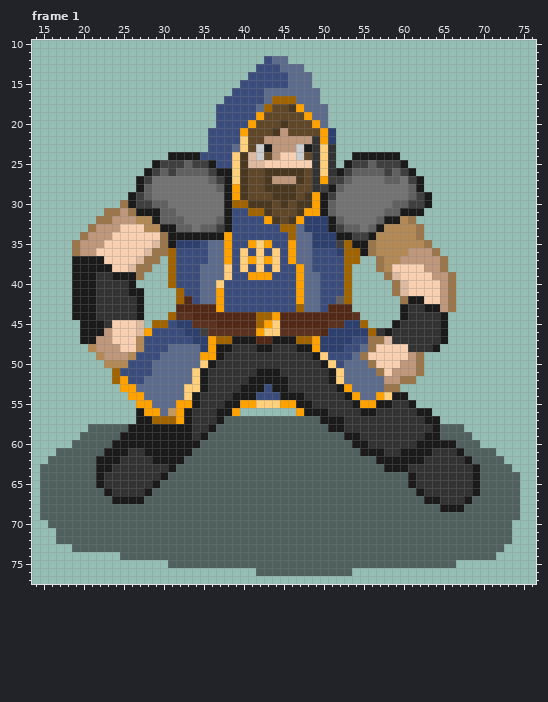
Two states of a pixel-art file, ase/standing.aseprite. Above, as it was before the edit.
90x90 pixels, 8 frames. Colours within 5 levels of each other are drawn and written as one. Shown: frame 1: x 14..76, y 10..77. The commit also changed other frames, which this record leaves out.
And afterwards:
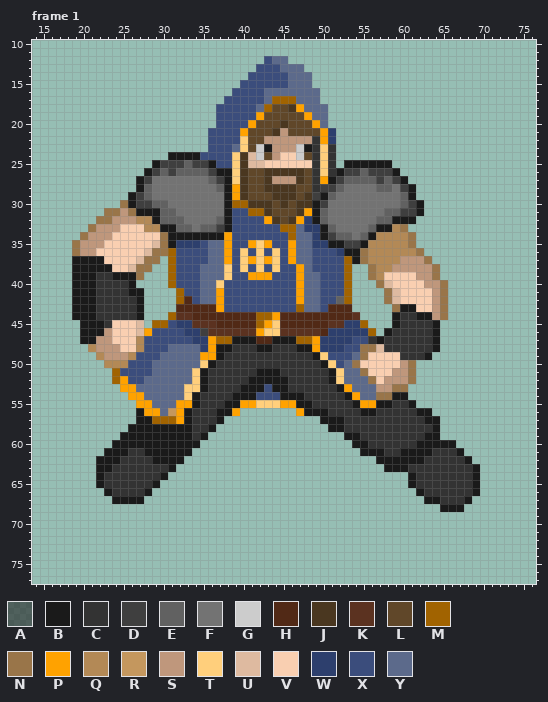
Palette (. is transparent): A #1a1a1a90  B #1a1a1a  C #333333  D #3f3f3f  E #616161  F #737373  G #cccccc  H #512916  J #4a3720  K #5b3220  L #604729  M #a16300  N #997549  P #ffa200  Q #b38956  R #c4975e  S #bf977c  T #ffcf7c  U #debaa0  V #f9cfb1  W #2d3f6d  X #3b4d7c  Y #5c6a8b
Edits made:
layer "Layer 2" removed
--- frame 1
@@ x 14..76 @@
 23 ......................XXXYTLGBSSSGBCTC.........................
-24 .................BBBBXXXXTJUGLSVVGLCTC..BBBBBB.................
-25 ...............BDDDEDDBXXTJUUVVVVVVCTC.BDDEDDDB................
-26 ..............BDEDEEEEDBBTJLLJJJJJLCTCBDEEEEDEDB...............
-27 .............BDFFFFFFFEDBTJLLJSSSJLCPDDEFFFFEEFDB..............
-28 .............BEFFFFFFFFEBPJLLJJJJLLCDBEFFFFFFFFEB..............
-29 ............BDEFFFFFFFFFBPJLLLJJJLJPBDFFFFFFFFFEDB.............
-30 ...........NBDDEEFFFFFFFBMMJJJLJLJJPBEFFFFFFFEEDDB.............
-31 .........NNSNBBBEEFFFFFFBXXMMJLLLJPPBEFFFFFFEEBBB..............
-32 ........NNSSSQQBEEEFFFFEBXXXXPJLJPWWWBEFFFFEBBQN...............
-33 .......NSSSVVVQQBBEEFEEDBXXXXXXMMYWWWBDEEFEBQQQQN..............
-34 ......NSSSVVVVVVNBBBBBBBPXXXXXXXMYYWWWBBDDBQQQQQN..............
-35 .....NSSSVVVVVVUNBWWWXYYPXXPTPXXPYYWWWDMBBNQQQQQQN.............
-36 .....NSSVVVVVVUNNMXXXXYYPXTXTXTXPYYXXXWMMBNQQQQSSSN............
-37 .....BBBBVVVVUNN.MXXXXYYPXTPTPTXPYYXXXXMM..NQQSSSSSN...........
-38 .....BBBBBVVUNN..MXXXYYYTXTXTXTXXPYXXXXM...NQVVVVSSN...........
-39 .....BBBCCBBBN...MXXXYYYTXXPPPXXXPYYXXXM....NUVVVVSSN..........
-40 .....BBBCCCCB....MXXXYYTXXXXXXXXXPYYXXXM.....NUVVVVSN..........
-41 .....BBBCCCCBB....MXXYYPXXXXXXXXXPYYXXXM.....NUVVVVSN..........
-42 .....BBBCCCCCB....MHXYYPXXXXXXXXXPYYXXEM......NBBVVSN..........
-43 .....BBBCCCCCB....HHHHHPXXXXXXXXXMYYXHHH......BCCBBSN..........
-44 .....BBBCCCCCB...MKKHHHHHHHHMMPHHHHHHHHHK.....BCCCCB...........
-45 ......BBBCVVVU.MMXWWKKKHHHHHMPTHHHHHHKKWWM...BCCCCCB...........
-46 ......BBBSVVVUPXXXXWWDKKKKKKPTTKKKKKHWWWWWMCBCCCCCCB...........
-47 ......BBSSVVVQXXXXXXWWPMMBBBHHBBBMMPWWWWXXNNUCCCCCCB...........
-48 .......QSSSVVQXXXYYYYWPBBCCCBBCCCBBPWWWXXYNVVVVCCCB............
-49 ........QSSSQXXXYYYYYPPBCCCCCCCCCCCBTXXXYNVVVVVSN..............
-50 .........QQQXXXYYYYYYTBCCCCCCCCCCCCCBTXYYYNVVVSSN..............
-51 ..........MXXXXYYYYYTBCCCCCCBBBCCCCCCBTYYYYNVSSSN..............
-52 ..........MPXXYYYYYYTBCCCCCBBBBBCCCCCBTYYYYYSSNN...............
-53 ...........PPYYYYYYTTBCCCCBBBXBBCCCCCCBPYYYYNN.................
-54 ............PPYYYYYTBCCCCBBBXXXBBBCCCCCBPYYPTBB................
+24 .................BBBBXXXXTJUGLSVVGLCTC.........................
+25 ...............BDDDEDDBXXTJUUVVVVVVCTC.BBBBBB..................
+26 ..............BDEDEEEEDBBTJLLJJJJJLCTCBDDEDDDB.................
+27 .............BDFFFFFFFEDBTJLLJSSSJLCPBDEEEEDEDB................
+28 .............BEFFFFFFFFEBPJLLJJJJLLCDDEFFFFEEFDB...............
+29 ............BDEFFFFFFFFFBPJLLLJJJLJDBEFFFFFFFFEB...............
+30 ...........NBDDEEFFFFFFFBMMJJJLJLJJBDFFFFFFFFFEDB..............
+31 .........NNSNBBBEEFFFFFFBXXMMJLLLJPBEFFFFFFFEEDDB..............
+32 ........NNSSSQQBEEEFFFFEBXXXXPJLJPWBEFFFFFFEEBBB...............
+33 .......NSSSVVVQQBBEEFEEDBXXXXXXMMYWWBEFFFFEBBQN................
+34 ......NSSSVVVVVVNBBBBBBBPXXXXXXXMYYWBDEEFEBQQQQN...............
+35 .....NSSSVVVVVVUNBWWWXYYPXXPTPXXPYYWWBBDDBQQQQQN...............
+36 .....NSSVVVVVVUNNMXXXXYYPXTXTXTXPYYXXXWBBNQQQQQQN..............
+37 .....BBBBVVVVUNN.MXXXXYYPXTPTPTXPYYXXXXMBNQQQQSSSN.............
+38 .....BBBBBVVUNN..MXXXYYYTXTXTXTXXPYXXXXM..NQQSSSSSN............
+39 .....BBBCCBBBN...MXXXYYYTXXPPPXXXPYYXXXM..NQVVVVSSN............
+40 .....BBBCCCCB....MXXXYYTXXXXXXXXXPYYXXXM...NUVVVVSSN...........
+41 .....BBBCCCCBB....MXXYYPXXXXXXXXXPYYXXXM....NUVVVVSN...........
+42 .....BBBCCCCCB....MHXYYPXXXXXXXXXPYYXXEM....NUVVVVSN...........
+43 .....BBBCCCCCB....HHHHHPXXXXXXXXXMYYXHHH.....NBBVVSN...........
+44 .....BBBCCCCCB...MKKHHHHHHHHMMPHHHHHHHHHK....BCCBBSN...........
+45 ......BBBCVVVU.MMXWWKKKHHHHHMPTHHHHHHKKWWM...BCCCCB............
+46 ......BBBSVVVUPXXXXWWDKKKKKKPTTKKKKKHWWWWWM.BCCCCCB............
+47 ......BBSSVVVQXXXXXXWWPMMBBBHHBBBMMPWWWWXXCBCCCCCCB............
+48 .......QSSSVVQXXXYYYYWPBBCCCBBCCCBBPWWWXXNNUCCCCCCB............
+49 ........QSSSQXXXYYYYYPPBCCCCCCCCCCCBTXXXYNVVVVCCCB.............
+50 .........QQQXXXYYYYYYTBCCCCCCCCCCCCCBTXYNVVVVVSN...............
+51 ..........MXXXXYYYYYTBCCCCCCBBBCCCCCCBTYYNVVVSSN...............
+52 ..........MPXXYYYYYYTBCCCCCBBBBBCCCCCBTYYYNVSSSN...............
+53 ...........PPYYYYYYTTBCCCCBBBXBBCCCCCCBPYYYSSNN................
+54 ............PPYYYYYTBCCCCBBBXXXBBBCCCCCBPYYNNBB................
 55 .............PPYYYPPBCCCBBPPTTTPPBBCCCCCBPPBBCCB...............
 56 .............BPPYRPBCCCBBP.......PBBBCCCCBBCCCCCBB.............
-57 .............BBMMMPBCCCBAAAAAAAAAAAABBBCCCCCCCCCCBB............
-58 .......AAAAABBBBBBBBCCBAAAAAAAAAAAAAABBCCCCCCCCCCCBAAA.........
-59 ......AAAAABBBBBBBBBCBAAAAAAAAAAAAAAAAABBCCCCCCCCBBAAAA........
-60 .....AAAAABBBBBBBBBBBAAAAAAAAAAAAAAAAAAABBCCCCCCBBBBBAAA.......
-61 ...AAAAAABBBCCBBBBBBAAAAAAAAAAAAAAAAAAAAABBBCCBBBBCCCBAAAA.....
-62 ..AAAAAABBBCCCCBBBBAAAAAAAAAAAAAAAAAAAAAAAABBBBBBCCCCCBAAAA....
-63 .AAAAAAABBCCCCCCCBAAAAAAAAAAAAAAAAAAAAAAAAAABBBCCCCCCCCBAAAA...
-64 .AAAAAAABCCCCCCCBAAAAAAAAAAAAAAAAAAAAAAAAAAAAAABCCCCCCCBAAAAA..
-65 .AAAAAAABCCCCCCBAAAAAAAAAAAAAAAAAAAAAAAAAAAAAAABCCCCCCCBAAAAA..
-66 .AAAAAAAABCCCCBAAAAAAAAAAAAAAAAAAAAAAAAAAAAAAAAABCCCCCCBAAAAA..
-67 .AAAAAAAAABBBBAAAAAAAAAAAAAAAAAAAAAAAAAAAAAAAAAAABBCCCBAAAAAA..
-68 .AAAAAAAAAAAAAAAAAAAAAAAAAAAAAAAAAAAAAAAAAAAAAAAAAABBBAAAAAAA..
-69 .AAAAAAAAAAAAAAAAAAAAAAAAAAAAAAAAAAAAAAAAAAAAAAAAAAAAAAAAAAAA..
-70 ..AAAAAAAAAAAAAAAAAAAAAAAAAAAAAAAAAAAAAAAAAAAAAAAAAAAAAAAAAA...
-71 ...AAAAAAAAAAAAAAAAAAAAAAAAAAAAAAAAAAAAAAAAAAAAAAAAAAAAAAAAA...
-72 ...AAAAAAAAAAAAAAAAAAAAAAAAAAAAAAAAAAAAAAAAAAAAAAAAAAAAAAAAA...
-73 .....AAAAAAAAAAAAAAAAAAAAAAAAAAAAAAAAAAAAAAAAAAAAAAAAAAAAAA....
-74 ...........AAAAAAAAAAAAAAAAAAAAAAAAAAAAAAAAAAAAAAAAAAAAAAA.....
-75 .................AAAAAAAAAAAAAAAAAAAAAAAAAAAAAAAAAAAA..........
-76 ............................AAAAAAAAAAAA.......................
+57 .............BBMMMPBCCCB............BBBCCCCCCCCCCBB............
+58 ............BBBBBBBBCCB..............BBCCCCCCCCCCCB............
+59 ...........BBBBBBBBBCB.................BBCCCCCCCCBB............
+60 ..........BBBBBBBBBBB...................BBCCCCCCBBBBB..........
+61 .........BBBCCBBBBBB.....................BBBCCBBBBCCCB.........
+62 ........BBBCCCCBBBB........................BBBBBBCCCCCB........
+63 ........BBCCCCCCCB..........................BBBCCCCCCCCB.......
+64 ........BCCCCCCCB..............................BCCCCCCCB.......
+65 ........BCCCCCCB...............................BCCCCCCCB.......
+66 .........BCCCCB.................................BCCCCCCB.......
+67 ..........BBBB...................................BBCCCB........
+68 ...................................................BBB.........
+69 ...............................................................
+70 ...............................................................
+71 ...............................................................
+72 ...............................................................
+73 ...............................................................
+74 ...............................................................
+75 ...............................................................
+76 ...............................................................
 77 ...............................................................
Boxes around the changes in both pictures, in picture pixels (x1, y1, x2, y2):
changed: (312, 152, 456, 400)
erased: (40, 416, 520, 576)
